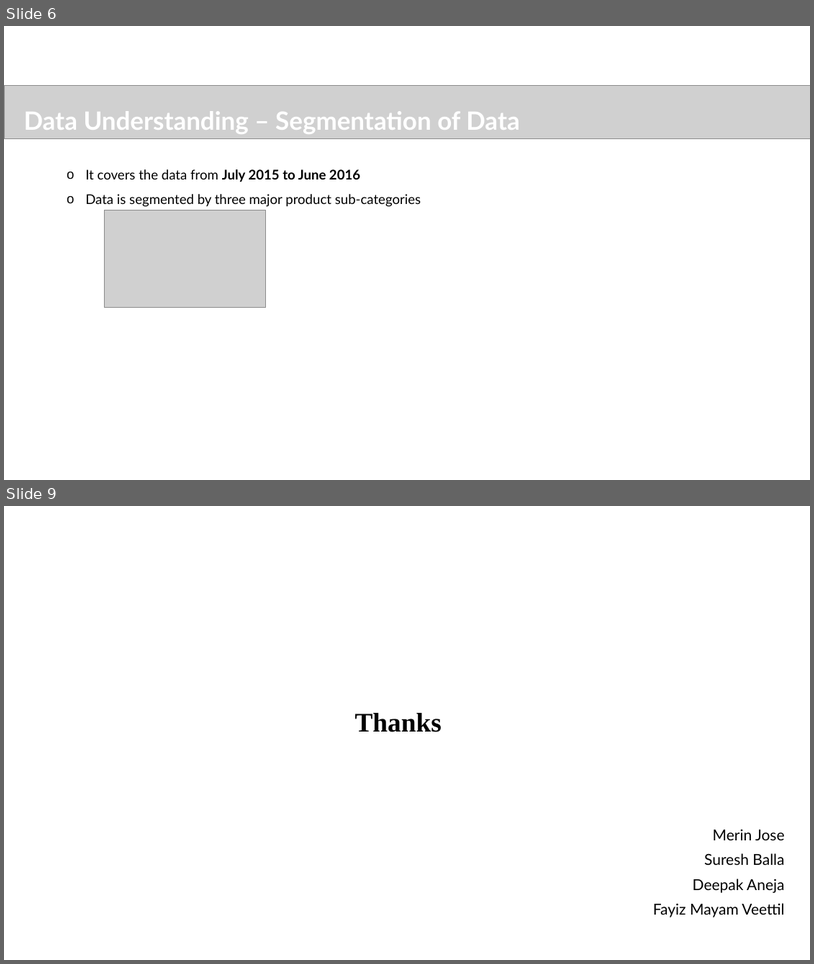
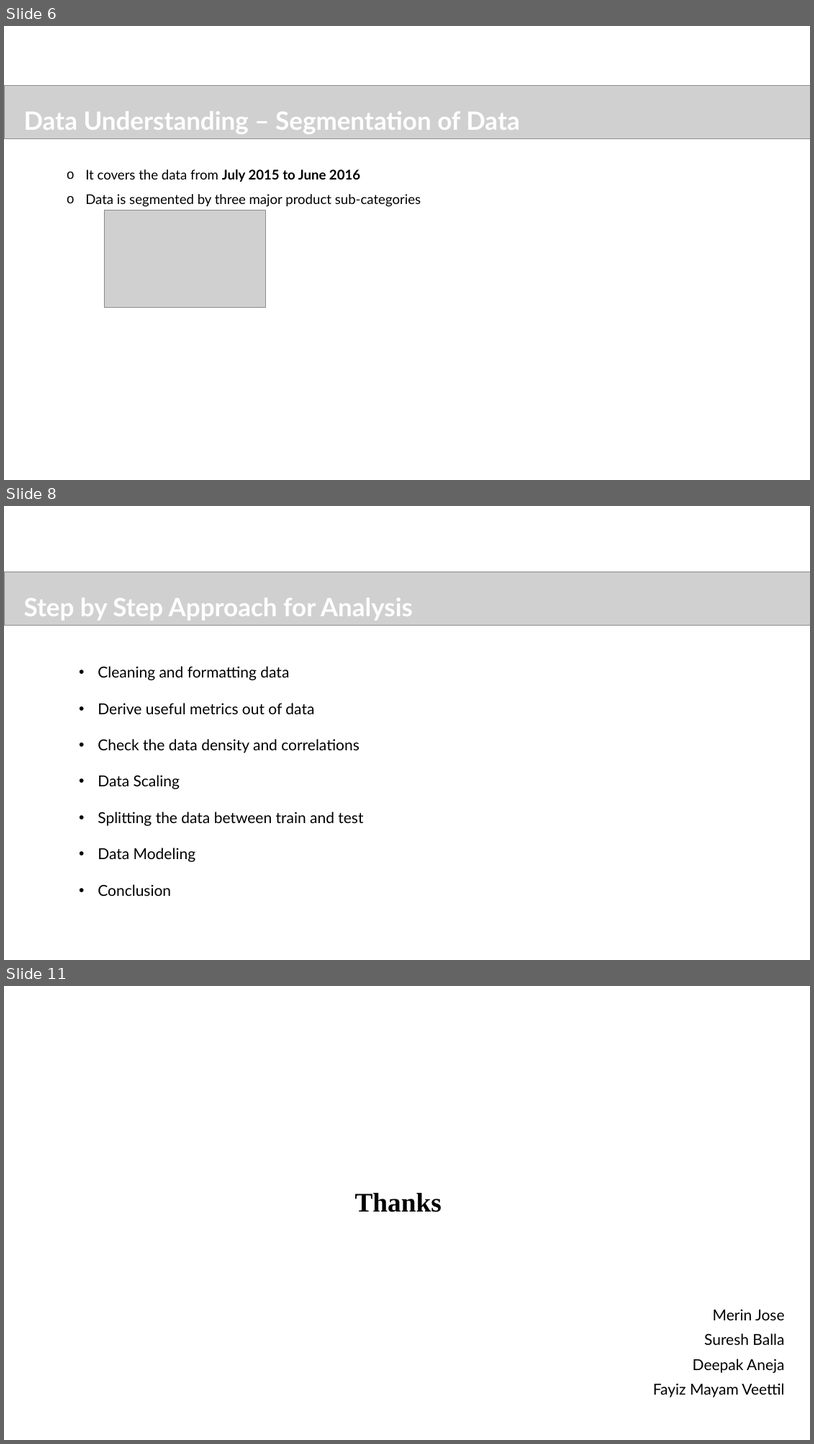
Before and after one commit to sureshballa/data-science-projects, a slide deck: Capstone Project/Ecommerce_Capstone_Project.pptx. Shown one above the other, each under a label of ours: slides 6 and 9 before the commit, slides 6, 8 and 11 after it; the slides between them are not shown. The pictures are 814x964 and 814x1444 pixels, drawn with LibreOffice and Linux fonts; fonts in the diff are those of the drawing; grey boxes stand for pictures; background and template pictures are left out. Boxes give left, top, right and bottom in pixels: in the first picture for what was removed or moved away, otherwise in the second. Text is boxed around its words. In the diff, an @@ line names an element or a change of style, - is before the commit and + after.

```diff
--- a/Capstone Project/Ecommerce_Capstone_Project.pptx
+++ b/Capstone Project/Ecommerce_Capstone_Project.pptx
@@ slide 8 added at (x1=4, y1=506, x2=810, y2=960), background #FFFFFF @@
@@ picture added at (x1=4, y1=572, x2=810, y2=625) @@
@@ text added at (x1=24, y1=597, x2=413, y2=620), 30 pt, text #FFFFFF, bold @@
+Step by Step Approach for Analysis
@@ text added at (x1=98, y1=666, x2=363, y2=896), 18 pt, text #000000 @@
+• Cleaning and formatting data
+• Derive useful metrics out of data
+• Check the data density and correlations
+• Data Scaling
+• Splitting the data between train and test
+• Data Modeling
+• Conclusion
@@ what was slide 9 is now slide 11 @@
```
Also in this commit, not shown: 1 slide changed, 1 other slide added.
